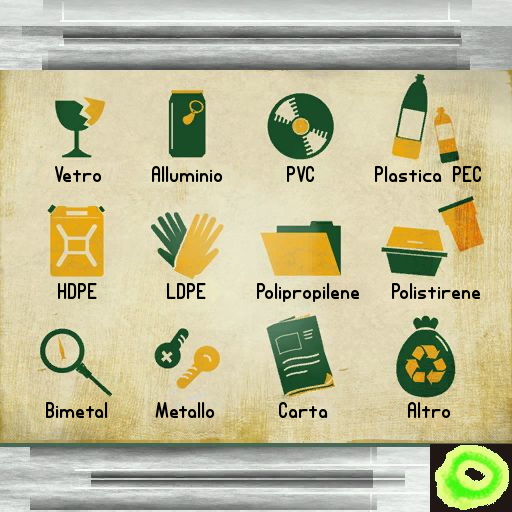
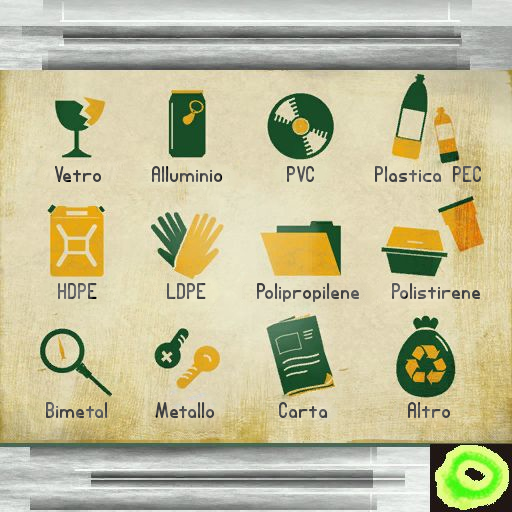
Revision of a layered 512 × 512 image; what changed, layer by layer:
painted on "Vetro" over left=54, top=165, right=102, bottom=185
painted on "Alluminio" over left=151, top=165, right=221, bottom=185
painted on "PVC" over left=286, top=165, right=315, bottom=185
painted on "Plastica PEC" over left=374, top=165, right=482, bottom=185
painted on "HDPE" over left=57, top=282, right=97, bottom=302
painted on "LDPE" over left=166, top=282, right=206, bottom=302
painted on "Polipropilene" over left=256, top=282, right=360, bottom=302
painted on "Polistirene" over left=391, top=282, right=481, bottom=302
painted on "Bimetal" over left=45, top=401, right=108, bottom=421
painted on "Metallo" over left=155, top=401, right=215, bottom=421
painted on "Carta" over left=278, top=401, right=328, bottom=421
painted on "Altro" over left=407, top=401, right=451, bottom=421
